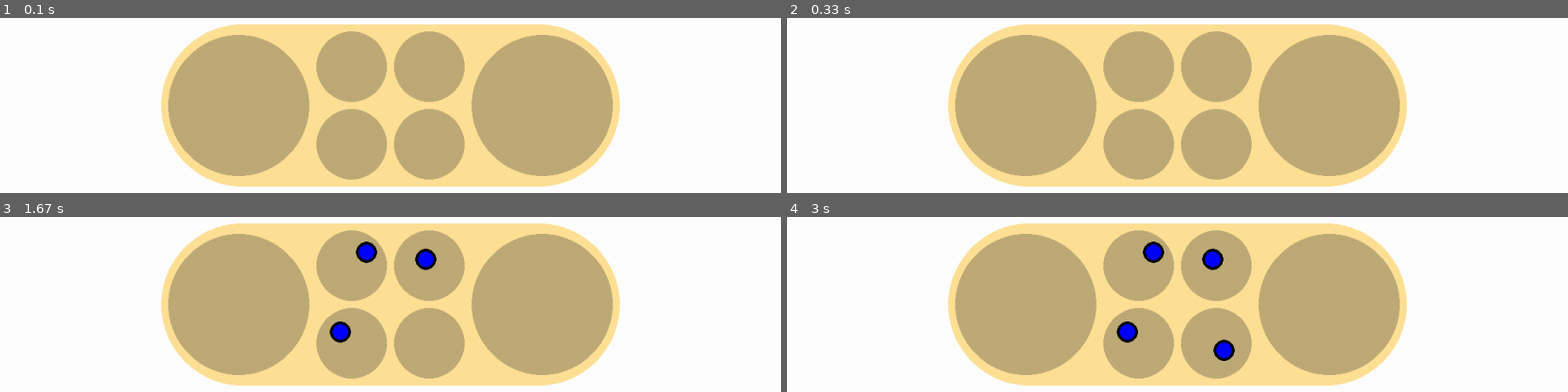
Above: before the commit, frames 1-4 (two rows, left to right).
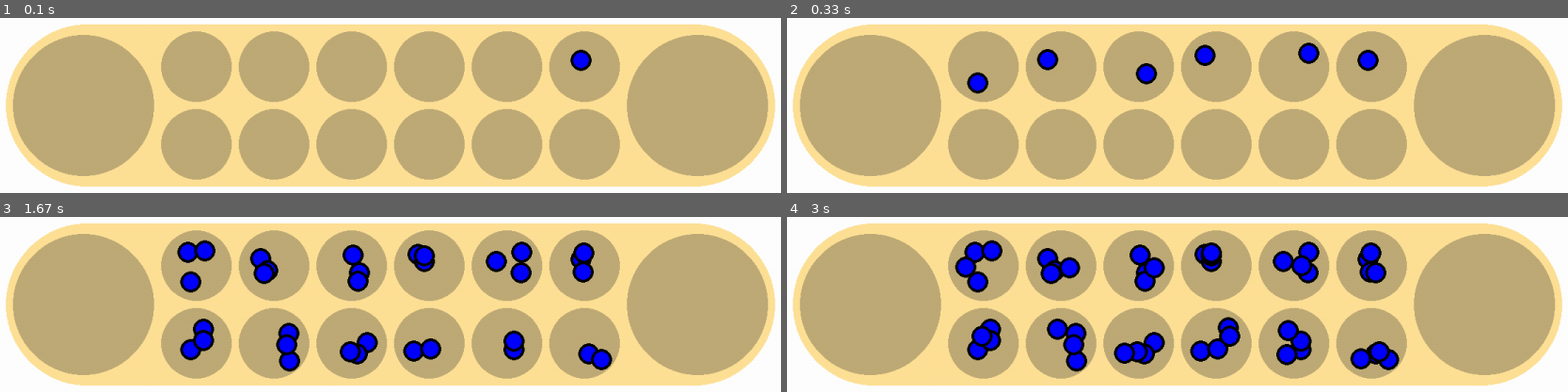
Above: after the commit, the same moments.

Repository: AlpacaDude22/pygame_mancala
Game: pygame game, started from src/game.py
The game is run twice, just before and just after one commit, with the same random seed, the same clock (stepped at 60 frames per second) and the same inputs.
Inputs:
- Up to frame 1 (0.1 s): no input
- Up to frame 2 (0.33 s): no input
- Up to frame 3 (1.67 s): no input
- Up to frame 4 (3 s): no input

The runs differ from the first frame. In frame 1, 48% of the frame differs, in the area x 0-100%, y 3-97%; in frame 2, 50%; in frame 3, 55%; in frame 4, 57%.

Commit message:
fixed seed sowing sound

Diff:
--- a/src/game.py
+++ b/src/game.py
@@ -14,7 +14,8 @@
 SCALE = 10
 PIT_SPACING = 1 * SCALE
 PIT_RADIUS = 5 * SCALE
-NUM_OF_COLUMNS = 2 #TODO MIN 1
+NUM_OF_COLUMNS = 6 #TODO MIN 1
+NUM_OF_START_SEEDS = 4 #TODO MIN 1
 
 window = pygame.display.set_mode((WINDOW_W, WINDOW_H))
 pygame.display.set_caption("LAN Mancala")
@@ -23,7 +24,7 @@
 
 board = mancala.board.Board(window, 0, 200, SCALE, NUM_OF_COLUMNS) #(0, 0) is the center of the screen
 board.draw_board()
-board.fill_board(1, True)
+board.fill_board(NUM_OF_START_SEEDS, True)
 
 pygame.display.flip()
 
--- a/src/mancala/board.py
+++ b/src/mancala/board.py
@@ -4,9 +4,9 @@
 
 class Board:
     BROWN_BOARD = (255, 225, 150)
-    SOWING_DELAY = 0.5
+    SOWING_DELAY = 0.05
     pit_list = []
-    #seed_sound = pygame.mixer.Sound("\media\plop-fancade.mp3")
+
 
 
     def __init__(self, window, pos_x, pos_y, scale, columns): #TODO:make columns and pit_spacing optional with default being 6
@@ -17,6 +17,7 @@
         self.pit_radius = scale * 5
         self.pit_spacing = scale * 1
         self.columns = columns
+        self.seed_sound = pygame.mixer.Sound("media\plop-fancade.mp3")
 
     def draw_board(self):
         ANIMATE_TIME_STEP = 0.25
@@ -77,12 +78,13 @@
     def fill_board(self, seeds_per_pit, animation):
         _bank_1 = 0
         _bank_2 = self.columns + 1
+        for i in range(0, seeds_per_pit):
+            for index, Pit in enumerate(self.pit_list):
+                if index == _bank_1 or index == _bank_2:
+                    continue
+                if animation:
+                    pygame.display.flip()
+                    time.sleep(self.SOWING_DELAY)
+                    self.seed_sound.play()
 
-        for index, Pit in enumerate(self.pit_list):
-            if index == _bank_1 or index == _bank_2:
-                continue
-            if animation:
-                pygame.display.flip()
-                time.sleep(self.SOWING_DELAY)
-
-            Pit.add_seed()
+                Pit.add_seed()
